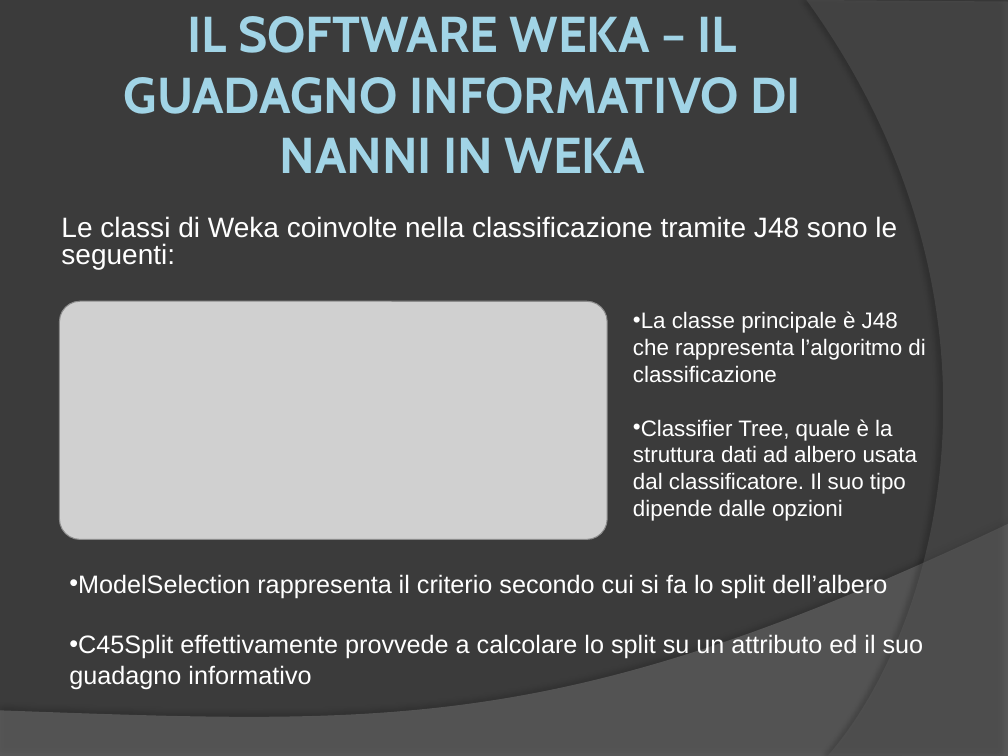
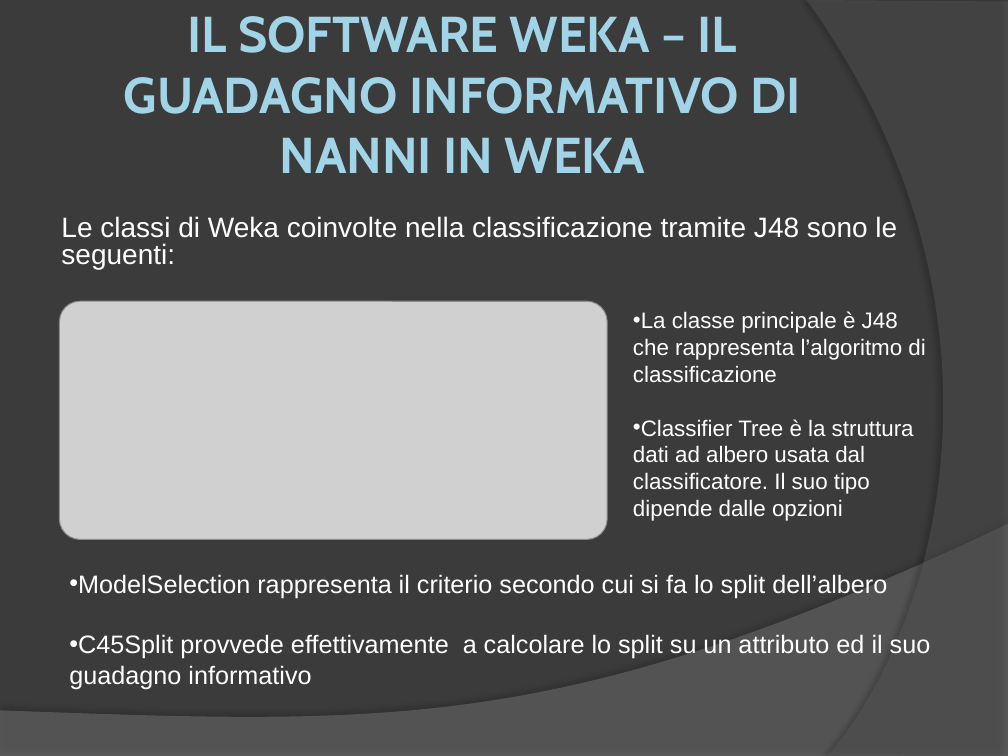
Before and after one commit to marconanni/wekanwig, a slide deck: slide 9 of Weka/varie/presentazione applicazioni IA.pptx. Drawn at 1008x756 pixels with LibreOffice and Linux fonts; fonts in the diff are those of the drawing; grey boxes stand for pictures. Boxes give left, top, right and bottom in pixels: in the first picture for what was removed or moved away, otherwise in the second. Text is boxed around its words. In the diff, an @@ line names an element or a change of style, - is before the commit and + after.

```diff
--- a/Weka/varie/presentazione applicazioni IA.pptx
+++ b/Weka/varie/presentazione applicazioni IA.pptx
@@ text at [633, 419, 914, 521]: text changed @@
-• Classifier Tree, quale è la struttura dati ad albero usata dal classificatore. Il suo tipo dipende dalle opzioni
+• Classifier Tree è la struttura dati ad albero usata dal classificatore. Il suo tipo dipende dalle opzioni
@@ text at [69, 634, 931, 689]: text changed @@
-• C45Split effettivamente provvede a calcolare lo split su un attributo ed il suo guadagno informativo
+• C45Split provvede effettivamente a calcolare lo split su un attributo ed il suo guadagno informativo
```
Also in this commit, not shown: 3 other slides changed, 3 other files.
